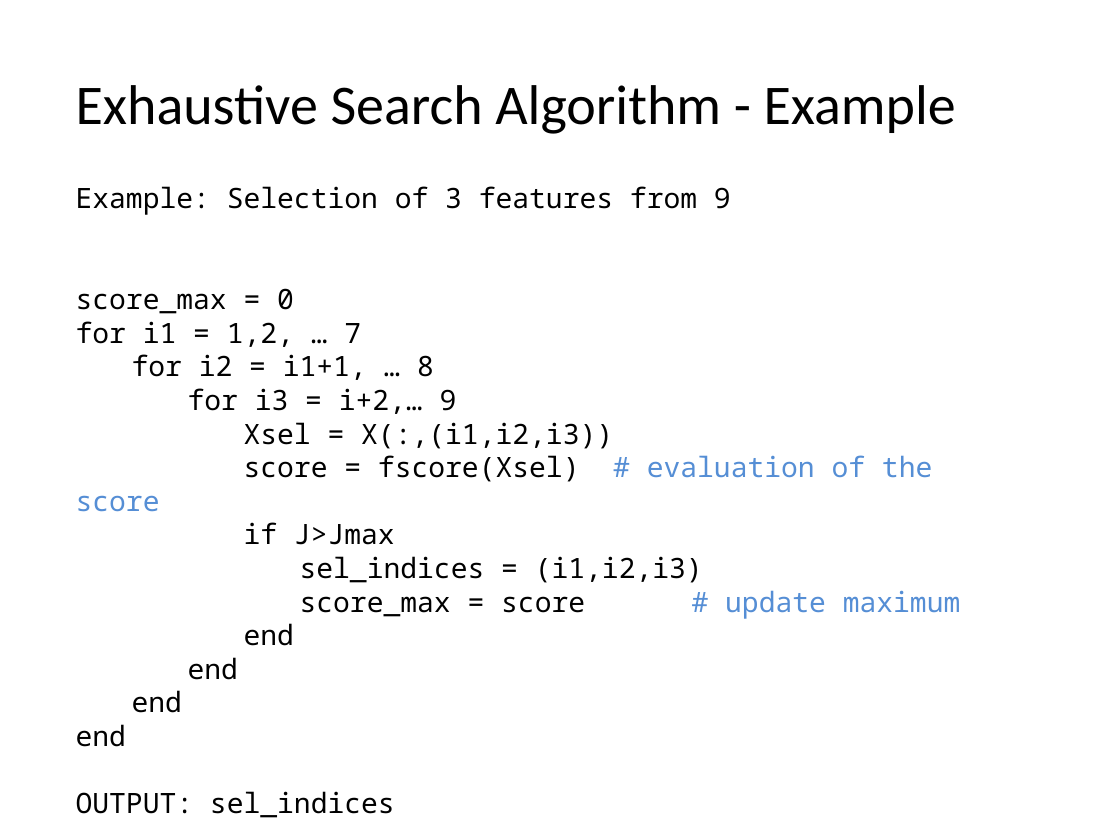
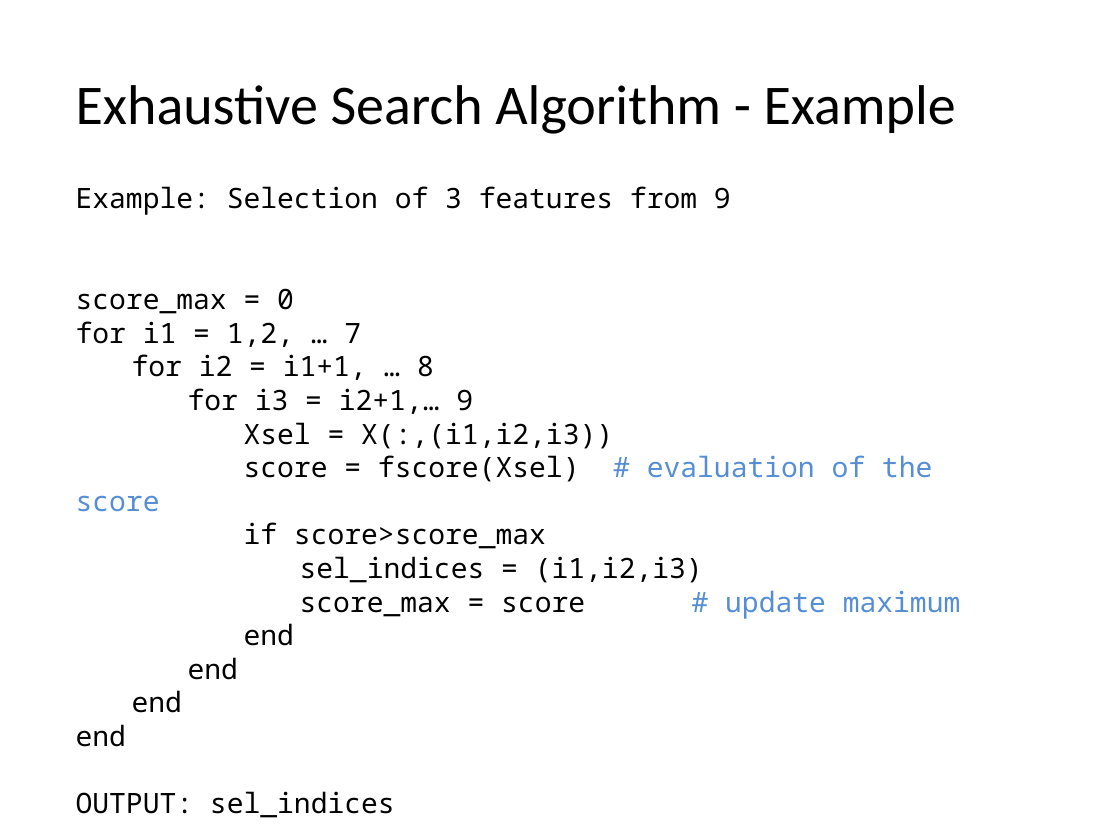
Before and after one commit to domingomery/patrones, a slide deck: slide 20 of clases/Cap03_Seleccion_de_Caracteristicas/presentations/PAT03_ExSearch.pptx. Drawn at 1120x840 pixels with LibreOffice and Linux fonts; fonts in the diff are those of the drawing. Boxes give left, top, right and bottom in pixels: in the first picture for what was removed or moved away, otherwise in the second. Text is boxed around its words. In the diff, an @@ line names an element or a change of style, - is before the commit and + after.

```diff
--- a/clases/Cap03_Seleccion_de_Caracteristicas/presentations/PAT03_ExSearch.pptx
+++ b/clases/Cap03_Seleccion_de_Caracteristicas/presentations/PAT03_ExSearch.pptx
@@ text at [188, 388, 473, 414]: text changed @@
-for i3 = i+2,… 9
+for i3 = i2+1,… 9
@@ text at [244, 522, 546, 549]: text changed @@
-if J>Jmax
+if score>score_max
```
Also in this commit, not shown: 10 other files.
